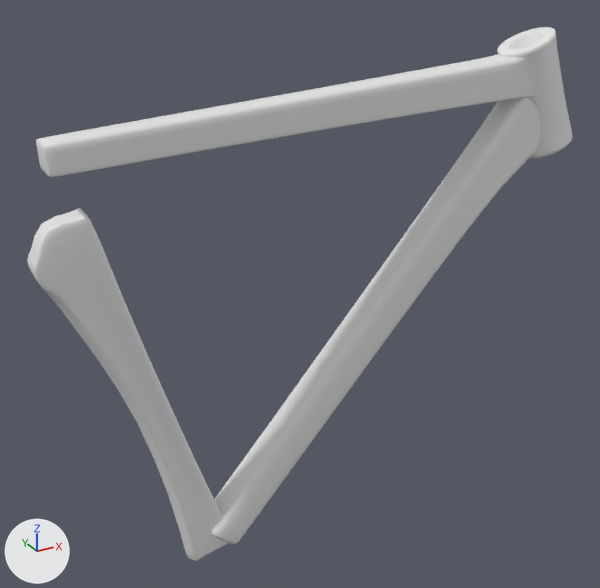
Renders of the Blender file main.blend from each side of a commit.
Both versions are drawn from a camera (50 mm lens) standing at (-0.332, -0.76, 0.643) and looking at (0.099, 0.024, 0.251). The lights are fixed; the arrows at lower left show +X, +Y and +Z.

Names of what the first picture shows: 'Back', 'Bottom', 'Frame'.
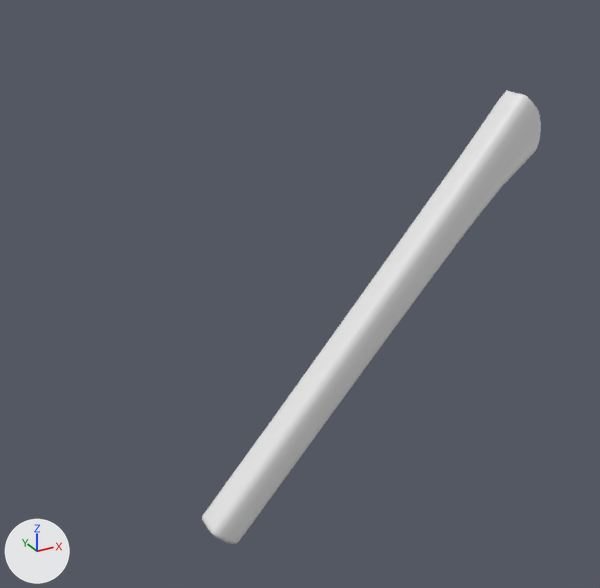
Diff of the bpy script that builds the scene:
```diff
--- a/main.blend.py
+++ b/main.blend.py
@@ ob_frame @@
 ob_frame.location = (0.413, 0.0, 0.459)
+ob_frame.hide_set(True)
@@ ob_back @@
 _m = ob_back.modifiers.new('Subdivision', 'SUBSURF')
 _m.render_levels = 1
+ob_back.hide_set(True)
```

Boxes [x1, y1, x2, y2] around the edits, measured in the pictures (600 x 588 px):
'Frame', hidden: before [36, 27, 573, 177]
'Back', hidden: before [27, 208, 228, 561]
